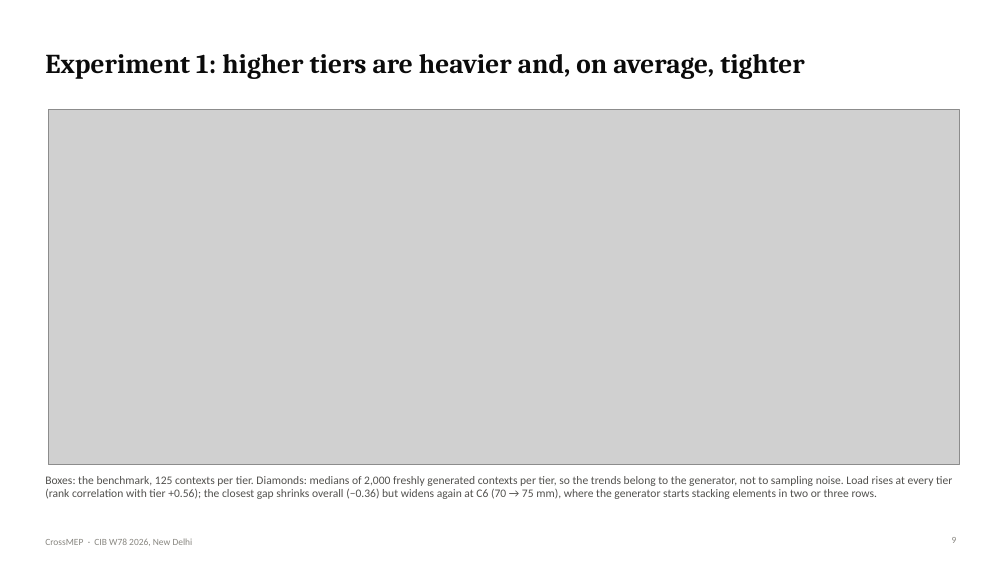
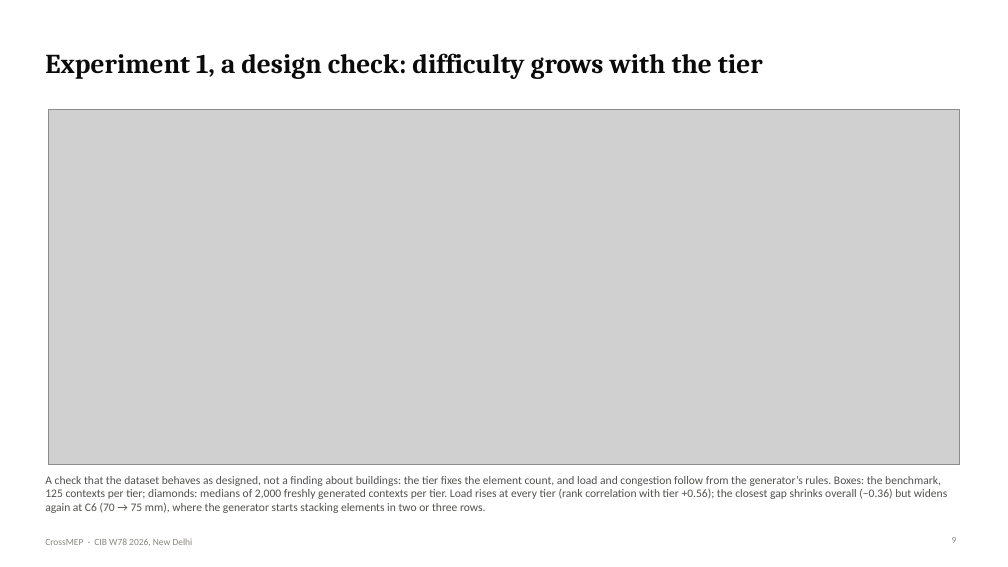
Before and after one commit to lavinia-ped/CrossMEP_Dataset, a slide deck: slide 9 of docs/CrossMEP_CIBW78_talk.pptx. Drawn at 1008x567 pixels with LibreOffice and Linux fonts; fonts in the diff are those of the drawing; grey boxes stand for pictures. Boxes give left, top, right and bottom in pixels: in the first picture for what was removed or moved away, otherwise in the second. Text is boxed around its words. In the diff, an @@ line names an element or a change of style, - is before the commit and + after.

```diff
--- a/docs/CrossMEP_CIBW78_talk.pptx
+++ b/docs/CrossMEP_CIBW78_talk.pptx
@@ title at bbox=[45, 53, 763, 79]: text changed @@
-Experiment 1: higher tiers are heavier and, on average, tighter
+Experiment 1, a design check: difficulty grows with the tier
@@ text at bbox=[45, 476, 947, 513]: text changed @@
-Boxes: the benchmark, 125 contexts per tier. Diamonds: medians of 2,000 freshly generated contexts per tier, so the trends belong to the generator, not to sampling noise. Load rises at every tier (rank correlation with tier +0.56); the closest gap shrinks overall (−0.36) but widens again at C6 (70 → 75 mm), where the generator starts stacking elements in two or three rows.
+A check that the dataset behaves as designed, not a finding about buildings: the tier fixes the element count, and load and congestion follow from the generator’s rules. Boxes: the benchmark, 125 contexts per tier; diamonds: medians of 2,000 freshly generated contexts per tier. Load rises at every tier (rank correlation with tier +0.56); the closest gap shrinks overall (−0.36) but widens again at C6 (70 → 75 mm), where the generator starts stacking elements in two or three rows.
```
Also in this commit, not shown: 2 other slides changed, 2 slides added, 11 other files.
